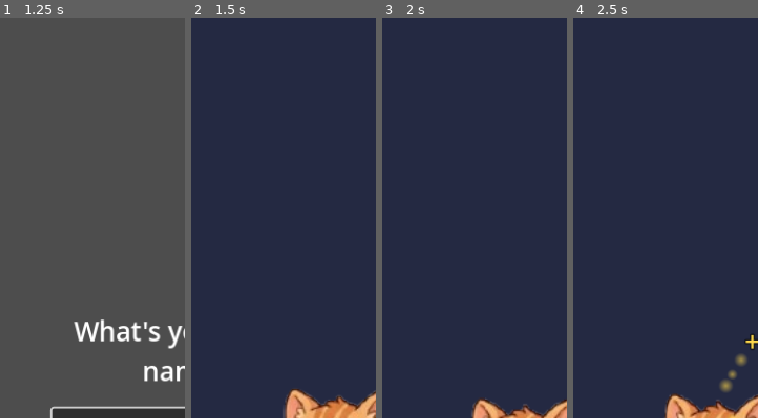
Above: before the commit, frames 1-4 (left to right).
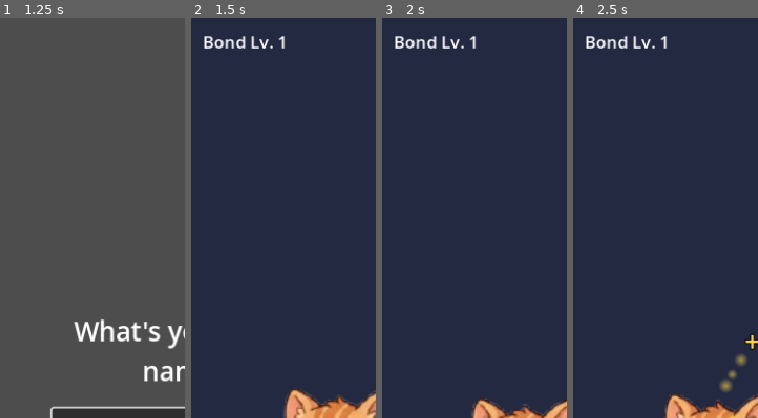
Above: after the commit, the same moments.

Repository: cvalera18/pets
Game: Godot game, scene res://scenes/main/Main.tscn
Same seed, same stepped clock (60 frames per second), same inputs: the game is played once before the commit and once after it.
Inputs (mouse positions are % of the whole screen's width and height, from its top left):
- Up to frame 1 (1.25 s): click (50, 52) at 0.52 s; type "Alex" at 0.6 s
- Up to frame 2 (1.5 s): click "Start!" at 1.25 s
- Up to frame 3 (2 s): no input
- Up to frame 4 (2.5 s): click "Play" at 2 s
The pictures show only the part of the screen within x 0-50%, y 0-50%; the shares and areas given below are measured in that part.

Frame 1 is identical in both runs. In frame 2, 0.7% of the frame differs, in the area x 7-51%, y 4-8%; in frame 3, 0.7%; in frame 4, 0.7%.

Commit message:
feat: phase 2 — bond/relationship progression
- Pet accrues bond XP on feed/play/pet (GameConfig.BOND_XP_*); bond level =
  1 + bond_xp / BOND_XP_PER_LEVEL. Leveling up celebrates with a "Level N!"
  floating text + heart burst + haptic.
- HUD shows a bond-level badge (top-left), synced via EventBus.bond_level_changed
  and re-translated on locale change.
- Persisted in the save (pet.bond_xp); save schema bumped to v2 with a v1->v2
  migration that backfills bond_xp=0 for existing saves.

Verified via the Godot MCP: level-up celebration fires, badge updates, and the
existing v1 save migrates cleanly.

Co-Authored-By: Claude Opus 4.8 <noreply@anthropic.com>

Diff:
--- a/autoloads/EventBus.gd
+++ b/autoloads/EventBus.gd
@@ -47,6 +47,11 @@
 ## Emitted when the pet's sleeping state changes.
 ## HUD listens to this to toggle the Sleep/Wake button label.
 signal sleeping_changed(is_sleeping: bool)
+
+# ─── Progression ──────────────────────────────────────────────────────────────
+
+## Emitted when the bond level changes, and once on load for initial HUD sync.
+signal bond_level_changed(level: int)
 
 # ─── Navigation Events ────────────────────────────────────────────────────────
 
--- a/autoloads/GameConfig.gd
+++ b/autoloads/GameConfig.gd
@@ -50,6 +50,13 @@
 const THOUGHT_INTERVAL_MIN: float = 6.0
 const THOUGHT_INTERVAL_MAX: float = 12.0
 
+## Bond / relationship progression — XP earned per positive interaction and how
+## much XP each level costs. Bond level = 1 + bond_xp / BOND_XP_PER_LEVEL.
+const BOND_XP_PER_LEVEL: int = 100
+const BOND_XP_FEED:      int = 10
+const BOND_XP_PLAY:      int = 15
+const BOND_XP_PET:       int = 12
+
 # ─── Notification Delays (seconds) ───────────────────────────────────────────
 
 const NOTIF_HUNGER_DELAY: float = 1800.0  # 30 min
--- a/autoloads/SaveSystem.gd
+++ b/autoloads/SaveSystem.gd
@@ -18,7 +18,8 @@
 ##      "happiness": 75.0,
 ##      "energy":    60.0,
 ##      "affection": 90.0,
-##      "name":      "Mochi"
+##      "name":      "Mochi",
+##      "bond_xp":   0
 ##    },
 ##    "settings": {
 ##      "locale":                "es",
@@ -30,7 +31,7 @@
 ##  }
 extends Node
 
-const SAVE_SCHEMA_VERSION: int = 1
+const SAVE_SCHEMA_VERSION: int = 2
 
 var _provider: BaseSaveProvider
 
@@ -48,7 +49,7 @@
 ## Builds the full save dictionary from current state and persists it.
 ## Includes a Unix timestamp so offline decay can be calculated on next load.
 func save_game(pet_stats: PetStats, pet_name: String,
-		settings: Dictionary, cosmetics: Dictionary) -> bool:
+		settings: Dictionary, cosmetics: Dictionary, bond_xp: int = 0) -> bool:
 
 	var data := {
 		"version":   SAVE_SCHEMA_VERSION,
@@ -59,6 +60,7 @@
 			"energy":    pet_stats.energy,
 			"affection": pet_stats.affection,
 			"name":      pet_name,
+			"bond_xp":   bond_xp,
 		},
 		"settings":  settings,
 		"cosmetics": cosmetics,
@@ -124,6 +126,10 @@
 			data["cosmetics"] = {"equipped_skin": "skin_default"}
 		data["version"] = 1
 
-	# TODO v2: add v1 → v2 migration here
+	# v1 → v2: add pet.bond_xp (relationship progression)
+	if version < 2:
+		if data.has("pet") and not data["pet"].has("bond_xp"):
+			data["pet"]["bond_xp"] = 0
+		data["version"] = 2
 
 	return data
--- a/scenes/hud/HUD.gd
+++ b/scenes/hud/HUD.gd
@@ -13,6 +13,8 @@
 var _cooldown_timer: float = 0.0
 var _is_sleeping: bool = false
 var _settings_button: Button
+var _bond_label: Label
+var _bond_level: int = 1
 
 # ─── Stat Bars ────────────────────────────────────────────────────────────────
 
@@ -47,8 +49,10 @@
 
 	EventBus.sleeping_changed.connect(_on_sleeping_changed)
 	EventBus.locale_changed.connect(_on_locale_changed)
+	EventBus.bond_level_changed.connect(_on_bond_level_changed)
 
 	_create_settings_button()
+	_create_bond_label()
 	_refresh_labels()
 	_init_bars()
 
@@ -99,10 +103,26 @@
 	add_child(SETTINGS.instantiate())
 
 
+## Small bond-level badge (top-left), updated via EventBus.bond_level_changed.
+func _create_bond_label() -> void:
+	_bond_label = Label.new()
+	_bond_label.add_theme_font_size_override("font_size", 18)
+	_bond_label.set_anchors_and_offsets_preset(
+			Control.PRESET_TOP_LEFT, Control.PRESET_MODE_MINSIZE, 12)
+	_bond_label.text = tr("BOND_BADGE") % _bond_level
+	$Control.add_child(_bond_label)
+
+
+func _on_bond_level_changed(level: int) -> void:
+	_bond_level = level
+	_bond_label.text = tr("BOND_BADGE") % level
+
+
 ## Re-translates HUD text when the locale changes while this HUD is alive.
 func _on_locale_changed() -> void:
 	_refresh_labels()
 	_settings_button.text = tr("UI_SETTINGS")
+	_bond_label.text = tr("BOND_BADGE") % _bond_level
 	sleep_button.text = tr("ACTION_WAKE") if _is_sleeping else tr("ACTION_SLEEP")
 
 
--- a/scenes/pet/Pet.gd
+++ b/scenes/pet/Pet.gd
@@ -52,8 +52,10 @@
 
 # ─── State ────────────────────────────────────────────────────────────────────
 
-var stats:    PetStats = PetStats.new()
-var pet_name: String   = "Mochi"
+var stats:      PetStats = PetStats.new()
+var pet_name:   String   = "Mochi"
+var bond_xp:    int      = 0
+var bond_level: int      = 1
 
 var _interaction_cooldown: float  = 0.0
 var _is_sleeping:          bool   = false
@@ -108,8 +110,10 @@
 
 ## Initializes the pet with full stats for a brand new game.
 func initialize_fresh(p_name: String = "Mochi") -> void:
-	stats    = PetStats.new()
-	pet_name = p_name
+	stats      = PetStats.new()
+	pet_name   = p_name
+	bond_xp    = 0
+	bond_level = 1
 	_play_anim(ANIM_IDLE)
 	_set_mood(Mood.IDLE)
 
@@ -120,6 +124,9 @@
 	stats    = PetStats.new()
 	pet_name = pet_data.get("name", "Mochi")
 	stats.from_dict(pet_data)
+	bond_xp    = int(pet_data.get("bond_xp", 0))
+	@warning_ignore("integer_division")
+	bond_level = 1 + bond_xp / GameConfig.BOND_XP_PER_LEVEL
 
 	if offline_seconds > 0.0:
 		stats.apply_offline_decay(offline_seconds)
@@ -135,6 +142,7 @@
 	EventBus.stat_changed.emit("happiness", stats.happiness, stats.happiness)
 	EventBus.stat_changed.emit("energy",    stats.energy,    stats.energy)
 	EventBus.stat_changed.emit("affection", stats.affection, stats.affection)
+	EventBus.bond_level_changed.emit(bond_level)
 
 
 # ─── Interaction Handlers ─────────────────────────────────────────────────────
@@ -146,6 +154,7 @@
 	_play_anim(ANIM_EAT)
 	_trigger_reaction()
 	_feedback("+%d" % int(GameConfig.FEED_HUNGER_GAIN), GameConfig.COLOR_HUNGER, "eat", 30)
+	_add_bond(GameConfig.BOND_XP_FEED)
 	_reset_cooldown()
 
 
@@ -161,6 +170,7 @@
 	_play_anim(ANIM_PLAY)
 	_trigger_reaction()
 	_feedback("+%d" % int(GameConfig.PLAY_HAPPINESS_GAIN), GameConfig.COLOR_HAPPINESS, "play", 40)
+	_add_bond(GameConfig.BOND_XP_PLAY)
 	_reset_cooldown()
 
 
@@ -193,6 +203,7 @@
 	_play_anim(ANIM_HAPPY)
 	_trigger_reaction()
 	_feedback("+%d" % int(GameConfig.PET_AFFECTION_GAIN), GameConfig.COLOR_AFFECTION, "love", 25)
+	_add_bond(GameConfig.BOND_XP_PET)
 	_reset_cooldown()
 
 
@@ -269,6 +280,24 @@
 		"energy":    return GameConfig.COLOR_ENERGY
 		"affection": return GameConfig.COLOR_AFFECTION
 	return GameConfig.COLOR_NEUTRAL
+
+
+## Adds bond XP; celebrates and notifies the HUD when a new level is reached.
+func _add_bond(xp: int) -> void:
+	bond_xp += xp
+	@warning_ignore("integer_division")
+	var new_level := 1 + bond_xp / GameConfig.BOND_XP_PER_LEVEL
+	if new_level > bond_level:
+		bond_level = new_level
+		EventBus.bond_level_changed.emit(bond_level)
+		_celebrate_level_up()
+
+
+func _celebrate_level_up() -> void:
+	EventBus.floating_text_requested.emit(
+			tr("BOND_LEVEL_UP") % bond_level, GameConfig.COLOR_AFFECTION, global_position)
+	EventBus.burst_requested.emit("love", global_position)
+	_haptic(60)
 
 
 func _play_anim(anim_name: String) -> void:
--- a/scenes/room/Room.gd
+++ b/scenes/room/Room.gd
@@ -94,7 +94,7 @@
 		"equipped_skin": "skin_default",  # TODO v2: read from CosmeticManager.
 	}
 
-	SaveSystem.save_game(_pet.stats, _pet.pet_name, settings, cosmetics)
+	SaveSystem.save_game(_pet.stats, _pet.pet_name, settings, cosmetics, _pet.bond_xp)
 
 
 func _apply_settings(settings: Dictionary) -> void:
Not shown, changed: i18n/en.po
Not shown, changed: i18n/es.po
